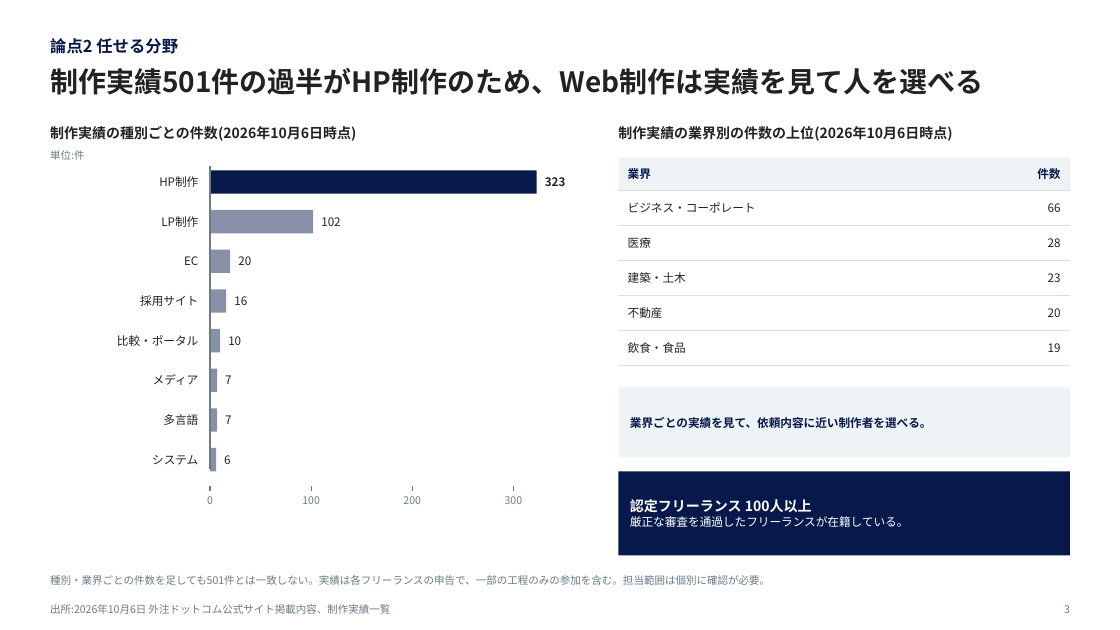
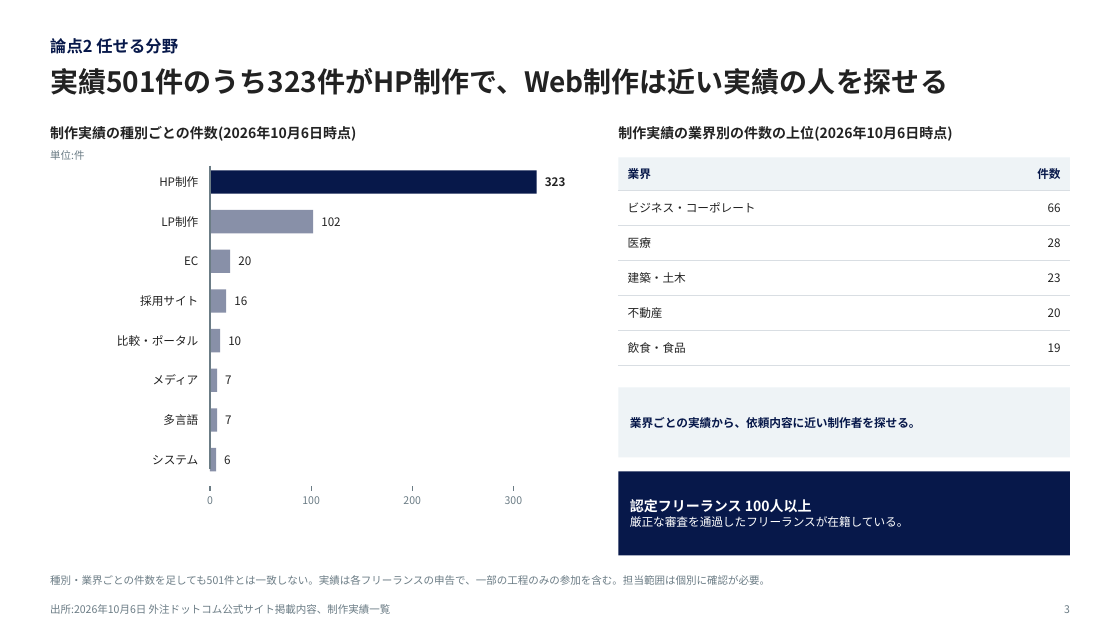
Before and after one commit to Tokyokikaku/freelancers-cloud, a slide deck: slide 3 of slides/gaichu-com-proposal.pptx. Drawn at 1120x630 pixels with LibreOffice and Linux fonts; fonts in the diff are those of the drawing. Boxes give left, top, right and bottom in pixels: in the first picture for what was removed or moved away, otherwise in the second. Text is boxed around its words. In the diff, an @@ line names an element or a change of style, - is before the commit and + after.

```diff
--- a/slides/gaichu-com-proposal.pptx
+++ b/slides/gaichu-com-proposal.pptx
@@ text at (50, 68, 948, 95): text changed @@
-制作実績501件の過半がHP制作のため、Web制作は実績を見て人を選べる
+実績501件のうち323件がHP制作で、Web制作は近い実績の人を探せる
@@ text at (630, 417, 921, 428): text changed @@
-業界ごとの実績を見て、依頼内容に近い制作者を選べる。
+業界ごとの実績から、依頼内容に近い制作者を探せる。
```
Also in this commit, not shown: 3 other slides changed.
